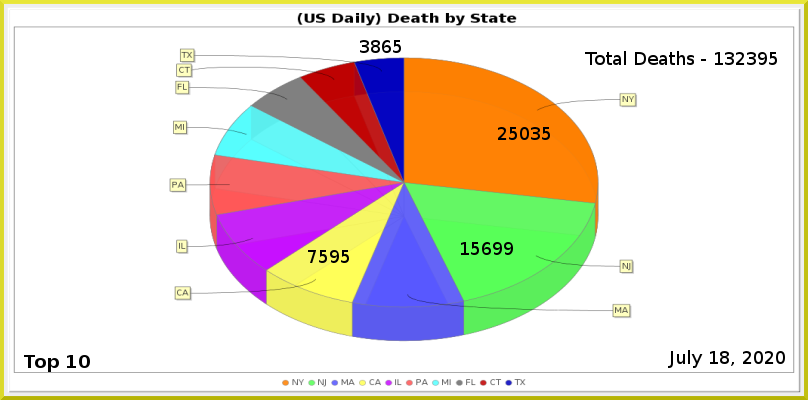
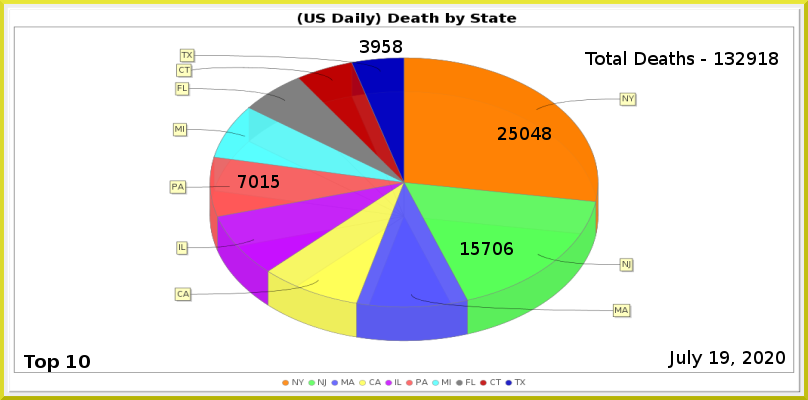
Layer changes from the first w=808, h=400 image to the second:
painted on "Least" over [371, 40, 402, 53]
renamed "CA" to "PA", painted on it over [238, 175, 349, 263]
painted on "NJ" over [482, 242, 513, 255]
painted on "NY" over [531, 127, 551, 140]
renamed "Total Deaths - 132395" to "Total Deaths - 132918", painted on it over [747, 52, 778, 65]
painted on "Current Date" over [720, 351, 729, 364]
painted on "Death_by_State.png" over [169, 48, 638, 342]
